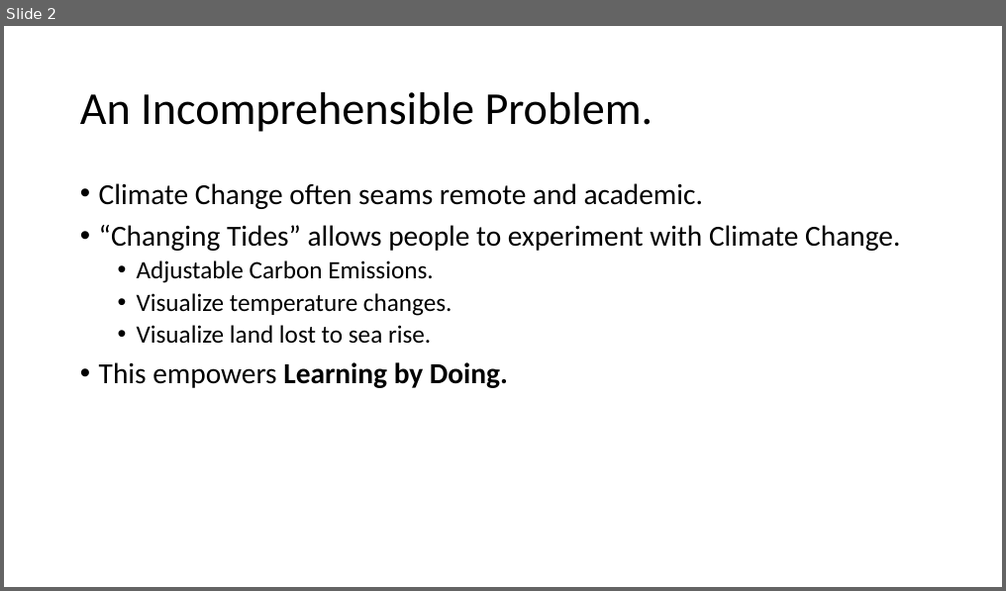
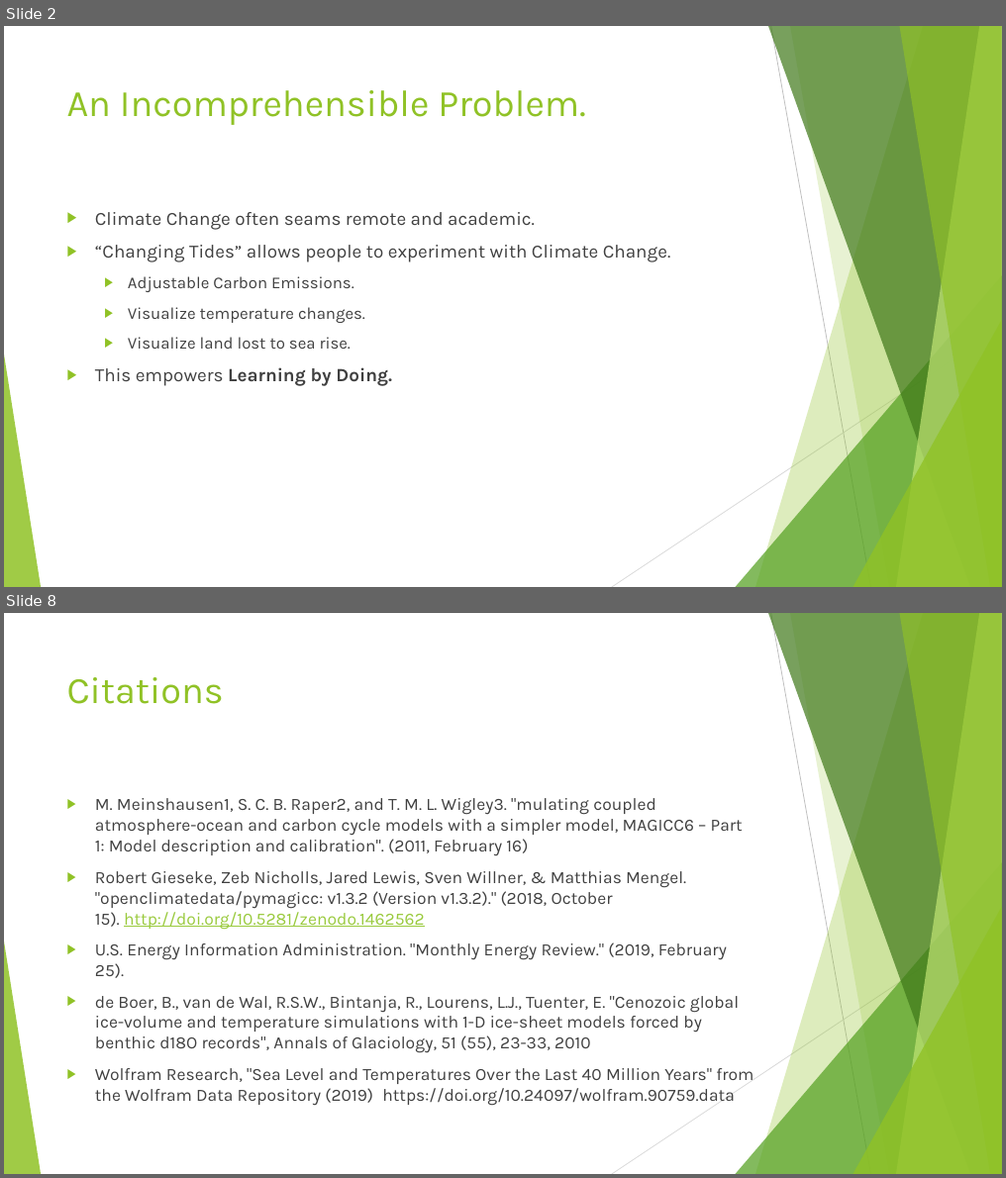
Before and after one commit to 24hOrBust/RisingTide, a slide deck: Changing Tides.pptx. Shown one above the other, each under a label of ours: slide 2 before the commit, slides 2 and 8 after it; the slides between them are not shown. The pictures are 1006x591 and 1006x1178 pixels, drawn with LibreOffice and Linux fonts; fonts in the diff are those of the drawing. Boxes give left, top, right and bottom in pixels: in the first picture for what was removed or moved away, otherwise in the second. Text is boxed around its words. In the diff, an @@ line names an element or a change of style, - is before the commit and + after.

```diff
--- a/Changing Tides.pptx
+++ b/Changing Tides.pptx
@@ slide 8 added at (4,613,1002,1174), background #FFFFFF; not listed: 10 template elements that a slide beside it also shows @@
@@ title added at (67,677,224,704), 36 pt, text #90C226 @@
+Citations
@@ text added at (95,798,753,1106), 16.6 pt, text #404040 @@
+▶ M. Meinshausen1, S. C. B. Raper2, and T. M. L. Wigley3. "mulating coupled atmosphere-ocean and carbon cycle models with a simpler model, MAGICC6 – Part 1: Model description and calibration". (2011, February 16)
+▶ Robert Gieseke, Zeb Nicholls, Jared Lewis, Sven Willner, & Matthias Mengel. "openclimatedata/pymagicc: v1.3.2 (Version v1.3.2)." (2018, October 15). http://doi.org/10.5281/zenodo.1462562
+▶ U.S. Energy Information Administration. "Monthly Energy Review." (2019, February 25).
+▶ de Boer, B., van de Wal, R.S.W., Bintanja, R., Lourens, L.J., Tuenter, E. "Cenozoic global ice-volume and temperature simulations with 1-D ice-sheet models forced by benthic d18O records", Annals of Glaciology, 51 (55), 23-33, 2010
+▶ Wolfram Research, "Sea Level and Temperatures Over the Last 40 Million Years" from the Wolfram Data Repository (2019) https://doi.org/10.24097/wolfram.90759.data
@@ slide 2 changed as well @@
@@ title "An Incomprehensible Problem.": place and size @@
-title "An Incomprehensible Problem." at (80,92,653,132)
+title "An Incomprehensible Problem." at (67,90,586,125)
@@ title "An Incomprehensible Problem." at (67,90,586,125): size 44 to 36 pt, font Calibri to Karla, text colour #000000 to #90C226; line spacing 0.9 to 1; vertical alignment middle to top @@
@@ text "Climate Change often seams remote ...": place and size @@
-text "Climate Change often seams remote ..." at (99,183,900,388)
+text "Climate Change often seams remote ..." at (95,212,671,386)
@@ text "Climate Change often seams remote ..." at (95,212,671,386): size 28 to 18 pt in "Climate Change often seams remote and academic.", "“Changing Tides” allows people to experiment with ...", "This empowers Learning by Doing."; font Calibri to Karla, text colour #000000 to #404040; size 24 to 16 pt in "Adjustable Carbon Emissions.", "Visualize temperature changes.", "Visualize land lost to sea rise."; bullet • to ▶; line spacing 0.9 to 1; more space between paragraphs @@
@@ group added at (4,26,1002,587): 5 freeform shapes, 3 triangles, 2 lines @@
```
Also in this commit, not shown: 2 other slides changed, 4 other slides added, 3 other files.
